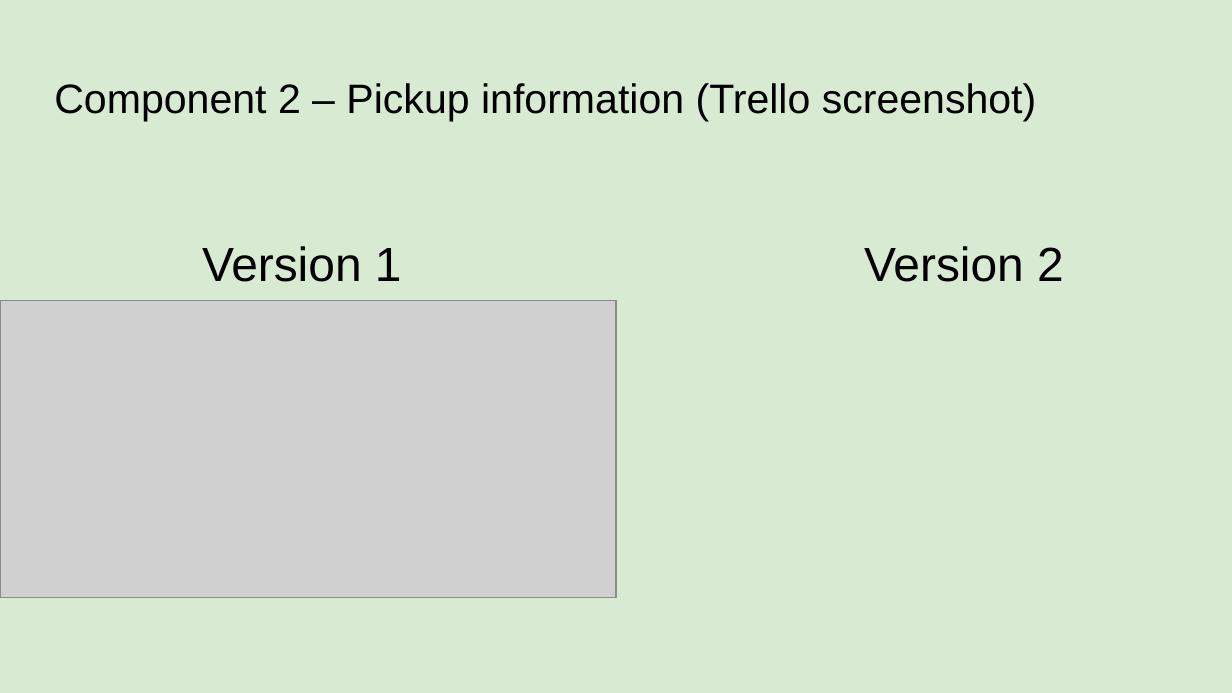
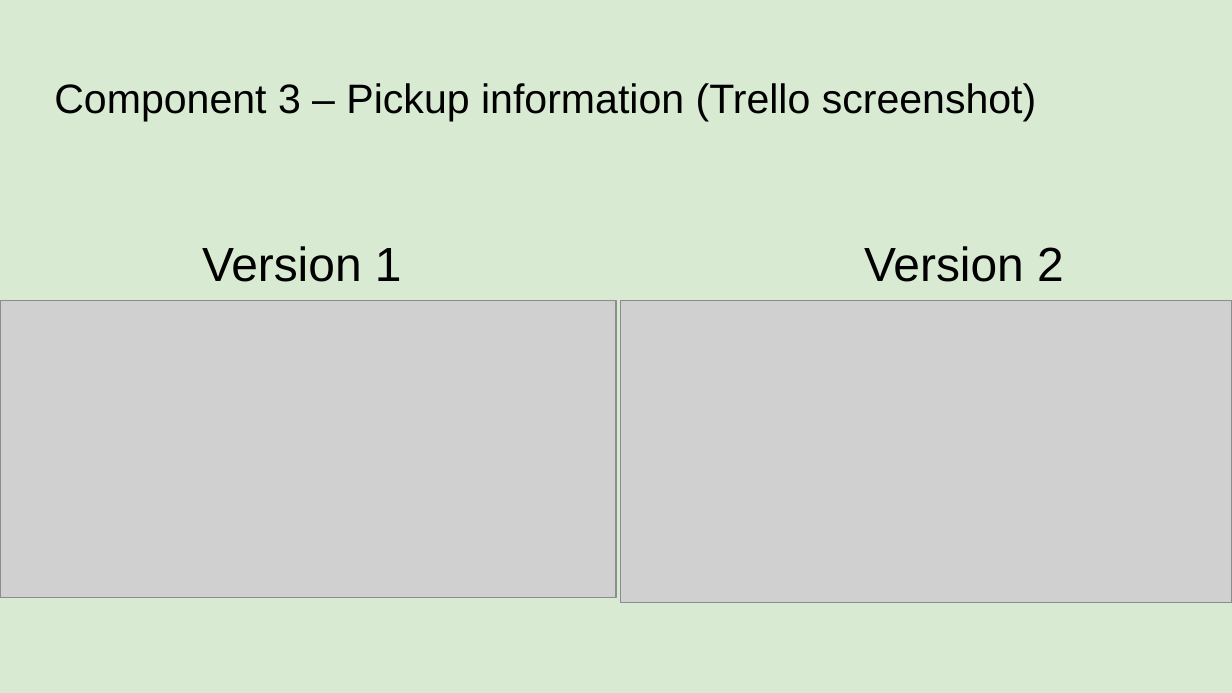
Before and after one commit to BronsonLovesCode/Pizza_Bot, a slide deck: slide 13 of 022_91893+_+91897+Documentation.pptx. Drawn at 1232x693 pixels with LibreOffice and Linux fonts; fonts in the diff are those of the drawing; grey boxes stand for pictures. Boxes give left, top, right and bottom in pixels: in the first picture for what was removed or moved away, otherwise in the second. Text is boxed around its words. In the diff, an @@ line names an element or a change of style, - is before the commit and + after.

```diff
--- a/022_91893+_+91897+Documentation.pptx
+++ b/022_91893+_+91897+Documentation.pptx
@@ title at <box>54,83,1037,121</box>: text changed @@
-Component 2 – Pickup information (Trello screenshot)
+Component 3 – Pickup information (Trello screenshot)
@@ picture added at <box>621,301,1232,602</box> @@
```
Also in this commit, not shown: 1 slide added, 5 other files.
